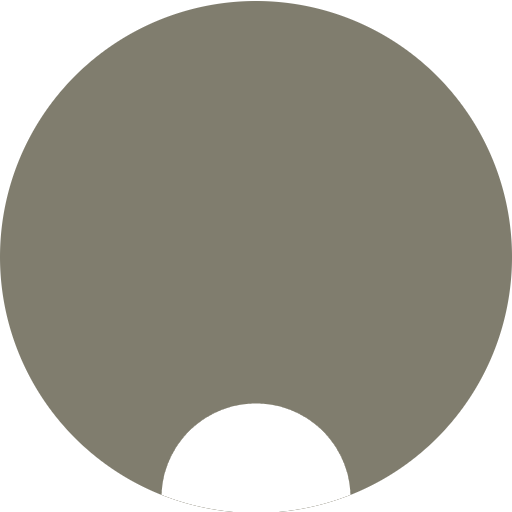
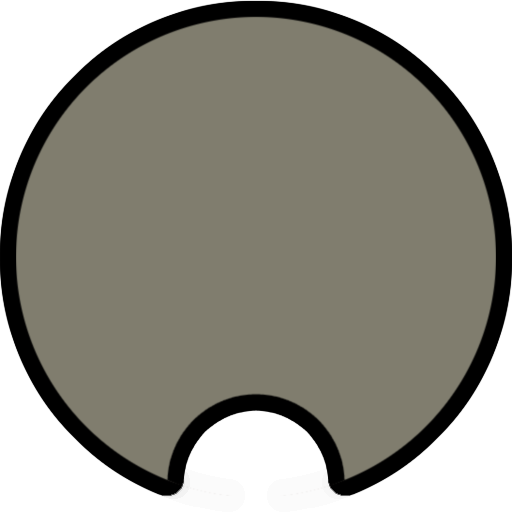
Before/after of a w=512, h=512 layered artwork. What changed in the layer stack:
painted on "Circle" over [left=0, top=1, right=512, bottom=512]
added layer "Outline" over [left=0, top=0, right=512, bottom=512]
